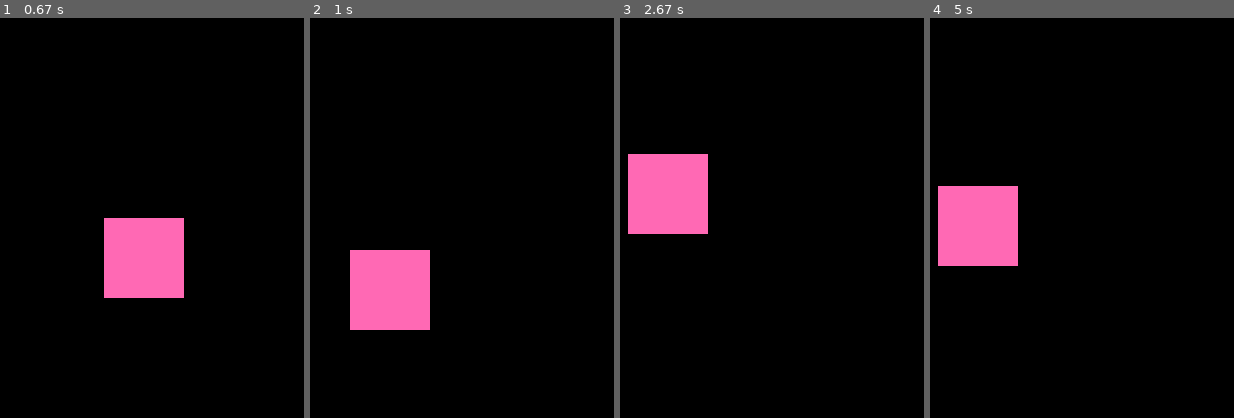
Above: before the commit, frames 1-4 (left to right).
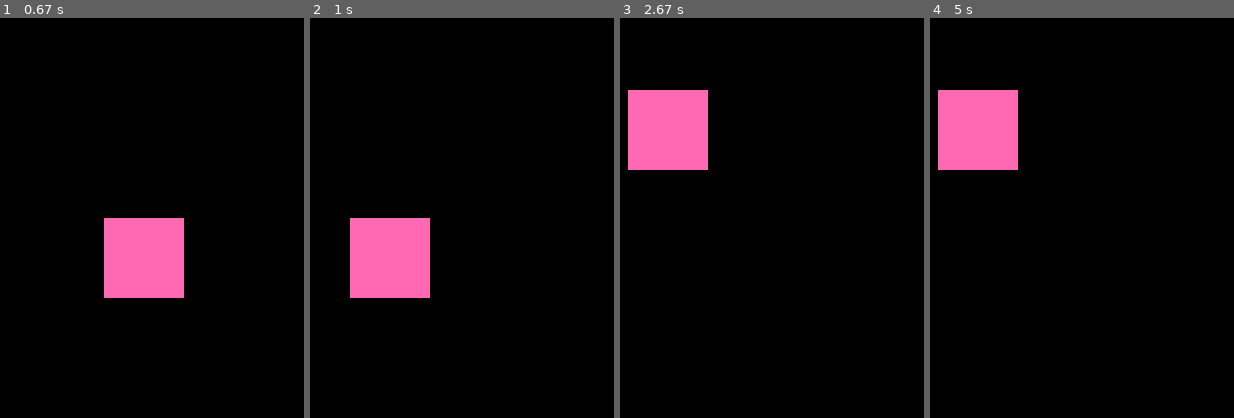
Above: after the commit, the same moments.

Repository: mkennely/learning_pygame
Game: pygame game, started from first_game.py
Same seed, same stepped clock (60 frames per second), same inputs: the game is played once before the commit and once after it.
Inputs:
- Up to frame 1 (0.67 s): hold Left from 0.33 s (still down)
- Up to frame 2 (1 s): release Left at 0.87 s; hold Down from 0.9 s (still down); tap Space at 0.97 s
- Up to frame 3 (2.67 s): release Down at 1.2 s; hold Left 1.23-1.63 s; tap Space at 1.3 s
- Up to frame 4 (5 s): hold Right 2.83-3.3 s; tap Space at 2.9, 4.23, 4.53, 4.8 s; hold Left 4.17-4.7 s; hold Down from 4.73 s (still down)

Frame 1 is identical in both runs. In frame 2, 4.2% of the frame differs, in the area x 13-40%, y 50-78%; in frame 3, 8.4%; in frame 4, 11%, in the area x 2-29%, y 18-62%.

Commit message:
Load in assets for character model

Diff:
--- a/first_game.py
+++ b/first_game.py
@@ -2,6 +2,7 @@
 
 import pygame as pg
 import ctypes
+from os import listdir
 
 user32 = ctypes.windll.user32
 monitor_resolution = user32.GetSystemMetrics(0), user32.GetSystemMetrics(1)
@@ -18,6 +19,15 @@
 character_colour = (255, 105, 180)
 character_dimensions = [x, y, width, height]
 
+# Vars for tracking player movement
+is_left = False
+is_right = False
+steps_taken = 0
+
+# load character model images
+walk_right = [pg.image.load('assets/' + the_file) for the_file in listdir('assets') if ('R' in the_file and 'E' not in the_file)]
+walk_left = [pg.image.load('assets/' + the_file) for the_file in listdir('assets') if ('L' in the_file and 'E' not in the_file)]
+
 # window/view port info. Screen_fill is colour used to redraw the screen after movement
 window_width = monitor_resolution[0] // 2
 window_height = monitor_resolution[1] // 2
@@ -30,6 +40,7 @@
 pg.display.set_caption(window_title)
 screen_fill = (0, 0, 0)
 
+# info used to track jump status
 in_jump = False
 jump_iter = speed
 
@@ -54,12 +65,6 @@
         character_dimensions[0] += speed
 
     if not in_jump:
-        if key_inputs[pg.K_UP] and character_dimensions[1] > speed:
-            character_dimensions[1] -= speed
-
-        if key_inputs[pg.K_DOWN] and character_dimensions[1] < window_height - character_dimensions[3] - speed:
-            character_dimensions[1] += speed
-
         if key_inputs[pg.K_SPACE]:
             in_jump = True
     else:
@@ -75,3 +80,10 @@
     pg.display.update()
 
 pg.quit()
+
+# Tutorial is going towards a platform game so character moves along the Y axis by jumping only
+# if key_inputs[pg.K_UP] and character_dimensions[1] > speed:
+#     character_dimensions[1] -= speed
+#
+# if key_inputs[pg.K_DOWN] and character_dimensions[1] < window_height - character_dimensions[3] - speed:
+#     character_dimensions[1] += speed
